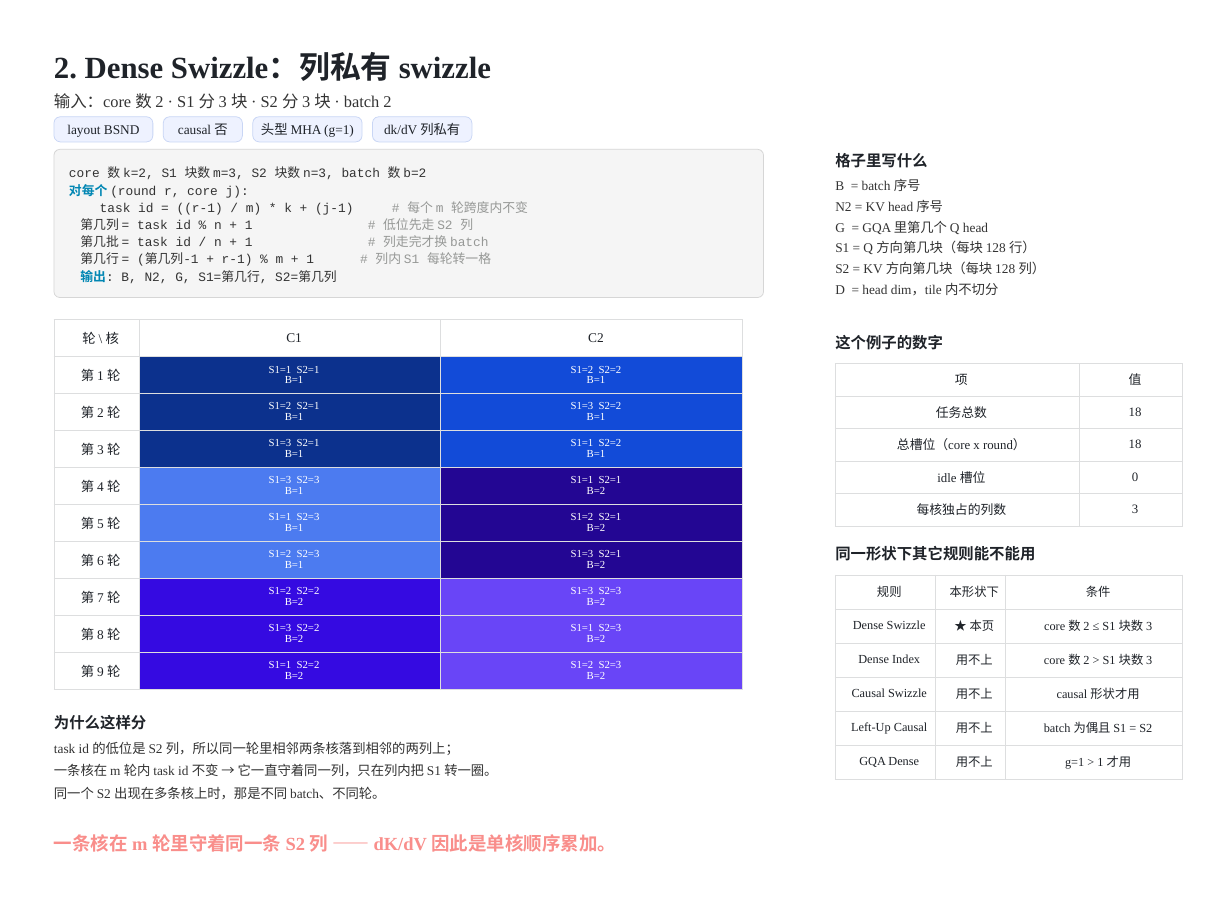
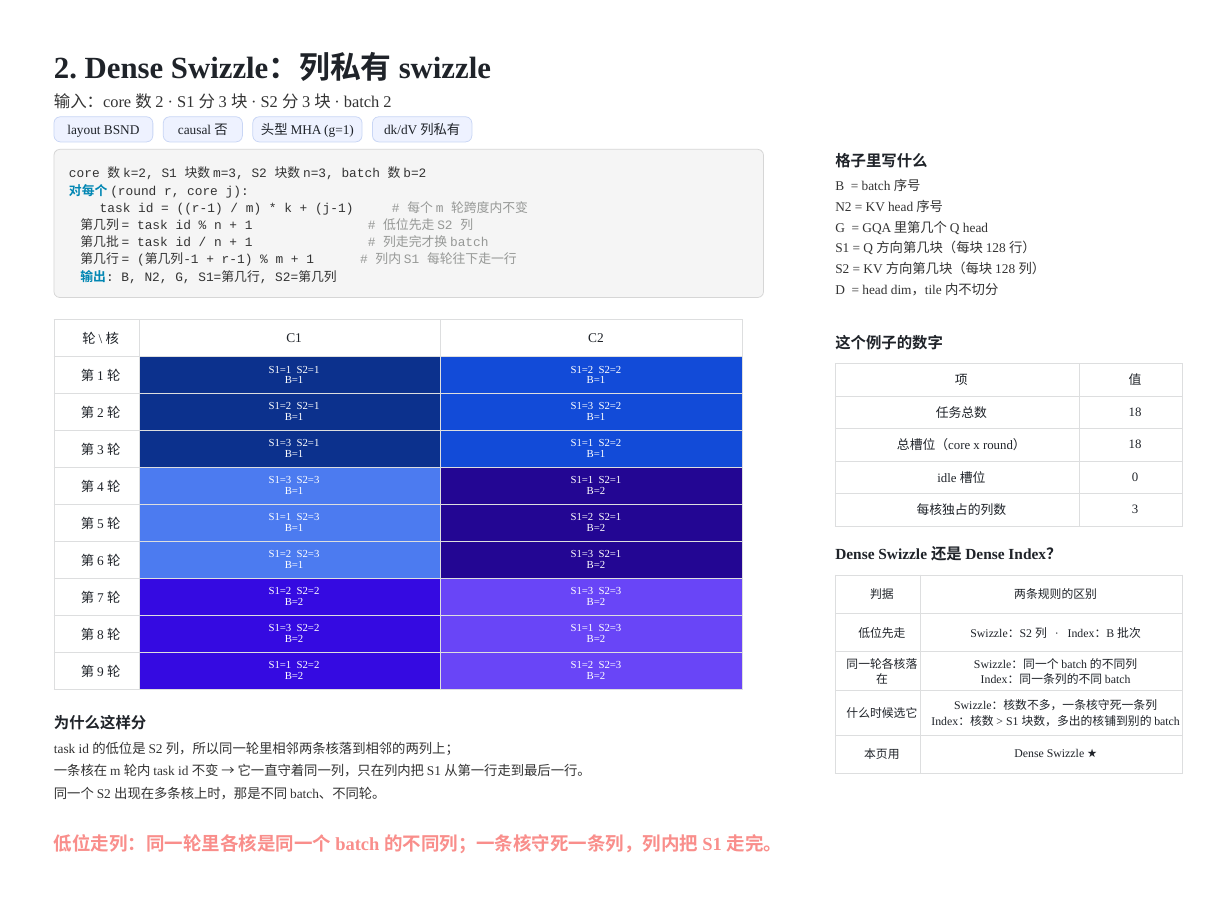
Before and after one commit to guomc9/SeeTen, a slide deck: slide 3 of cases/flash-attention-det-accum/out/v4-index-schedules.pptx. Drawn at 1232x924 pixels with LibreOffice and Linux fonts; fonts in the diff are those of the drawing. Boxes give left, top, right and bottom in pixels: in the first picture for what was removed or moved away, otherwise in the second. Text is boxed around its words. In the diff, an @@ line names an element or a change of style, - is before the commit and + after.

Commit message:
Explain the fold's virtual columns and how the two dense rules differ
- new page 4a: what a virtual row/column is - two real triangles fold into
  one rectangle, a table listing which real cells each virtual column is
  made of (with the batch count and buffer count), and a plain-vs-virtual
  comparison; the fold grid now shows the full real coordinate of each cell
  so the row/column flip is visible
- Dense Swizzle vs Dense Index: a selection table on both dense pages
  contrasting which axis the low task-id digit walks, where the cores land
  in one round, and when each rule is the right pick
- axis_grid: axis headers accept a `{v}` template (`虚拟列{v}`) and a
  head_size, so non-S1/S2 coordinate systems are labelled correctly
- cells holding several coordinates are bracketed ((B=1 S2=2) (B=2 S2=1))
- wording: drop "色相" and "旋转" in favour of plain descriptions
  (颜色 = batch / 颜色深浅 = 第几条 KV 列; 列内逐行走 S1; 先分批再分列)

```diff
--- a/cases/flash-attention-det-accum/out/v4-index-schedules.pptx
+++ b/cases/flash-attention-det-accum/out/v4-index-schedules.pptx
@@ text in rounded rectangle at <box>80,252,517,266</box>: text changed @@
-第几行 = (第几列-1 + r-1) % m + 1 # 列内 S1 每轮转一格
+第几行 = (第几列-1 + r-1) % m + 1 # 列内 S1 每轮往下走一行
@@ text at <box>835,546,1061,560</box>: text changed; font Noto Sans CJK SC to Times New Roman @@
-同一形状下其它规则能不能用
+Dense Swizzle 还是 Dense Index？
@@ table at <box>835,575,1182,767</box> @@
-规则 | 本形状下 | 条件
-Dense Swizzle | ★ 本页 | core 数 2 ≤ S1 块数 3
-Dense Index | 用不上 | core 数 2 > S1 块数 3
-Causal Swizzle | 用不上 | causal 形状才用
-Left-Up Causal | 用不上 | batch 为偶且 S1 = S2
-GQA Dense | 用不上 | g=1 > 1 才用
+判据 | 两条规则的区别
+低位先走 | Swizzle：S2 列 · Index：B 批次
+同一轮各核落在 | Swizzle：同一个 batch 的不同列 / Index：同一条列的不同 batch
+什么时候选它 | Swizzle：核数不多，一条核守死一条列 / Index：核数 > S1 块数，多出的核铺到别的 batch
+本页用 | Dense Swizzle ★
@@ text at <box>54,763,590,776</box>: text changed @@
-一条核在 m 轮内 task id 不变 → 它一直守着同一列，只在列内把 S1 转一圈。
+一条核在 m 轮内 task id 不变 → 它一直守着同一列，只在列内把 S1 从第一行走到最后一行。
@@ text at <box>54,834,782,853</box>: text changed @@
-一条核在 m 轮里守着同一条 S2 列 —— dK/dV 因此是单核顺序累加。
+低位走列：同一轮里各核是同一个 batch 的不同列；一条核守死一条列，列内把 S1 走完。
```
Also in this commit, not shown: 15 other slides changed, 1 slide added, 8 other files.
